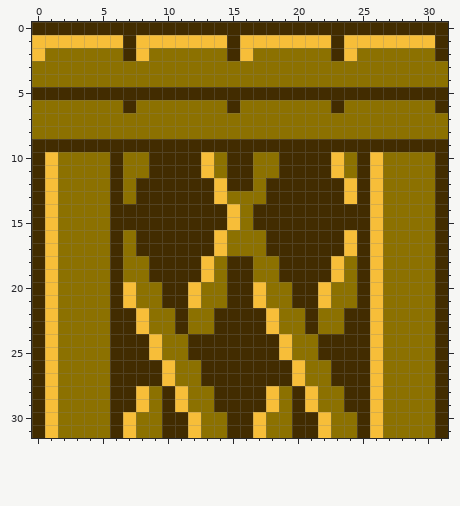
Pixel-art sprite: gamecherry/debug/images/tower/wall_01_32x32.png. Above, as it was before the edit.
The file is 32x32 pixels.
Now the later version:
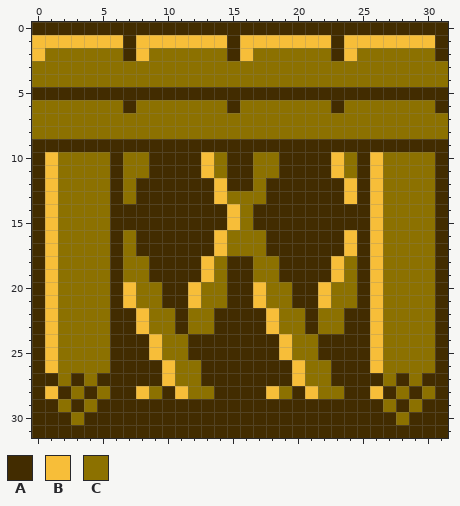
Palette (. is transparent): A #422c00  B #f7be39  C #8c7100
Diff:
Changed rows in their new state; - is an unchanged pixel.
first column x 1:
27 A-A-A--------------------A-A-A
28 -A-A----------------------A-A-
29 A-A-A--AA-AAA----AA-AAA--A-A-A
30 AA-AA-AAA--AAA--AAA--AAA-AA-AA
31 AAAAA-AAA--AAA--AAA--AAA-AAAAA
